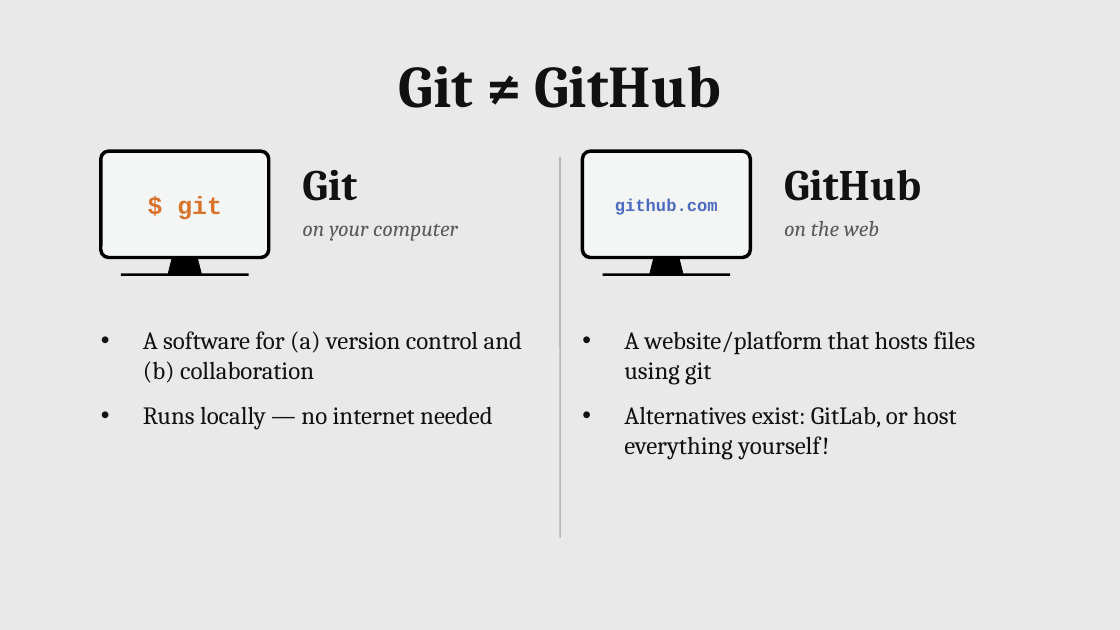
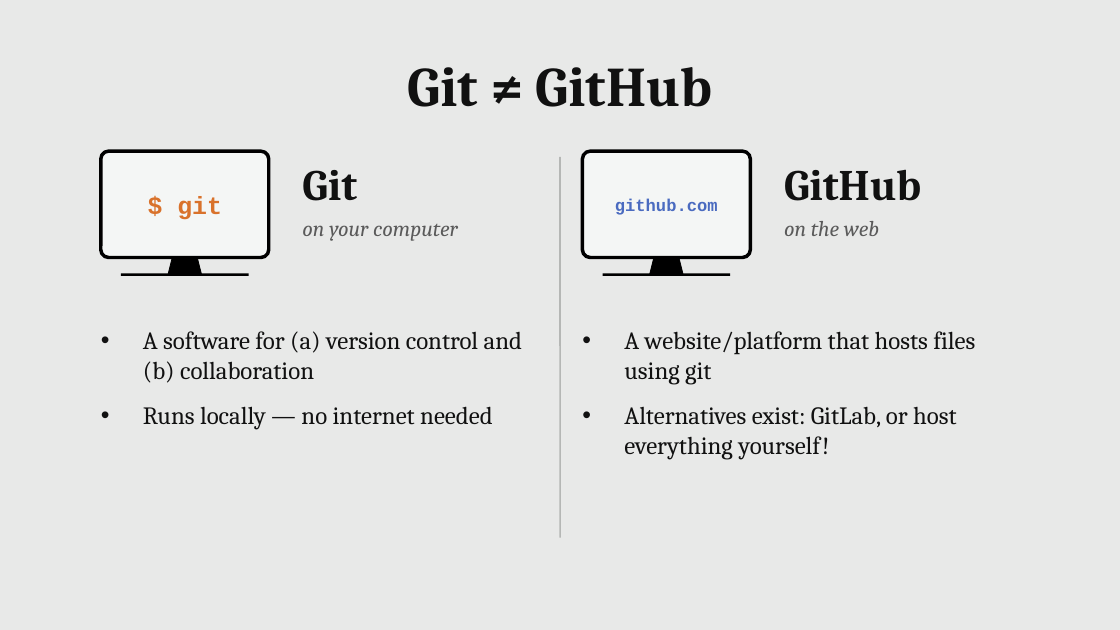
Before and after one commit to MaximeCaute/CogSupParis-Core-1, a slide deck: slide 5 of 2026-2027/S1/Session-01/Session_01_Course_introduction.odp. Drawn at 1120x630 pixels with LibreOffice and Linux fonts; fonts in the diff are those of the drawing. Boxes give left, top, right and bottom in pixels: in the first picture for what was removed or moved away, otherwise in the second. Text is boxed around its words. In the diff, an @@ line names an element or a change of style, - is before the commit and + after.

```diff
--- a/2026-2027/S1/Session-01/Session_01_Course_introduction.odp
+++ b/2026-2027/S1/Session-01/Session_01_Course_introduction.odp
@@ text "Git ≠ GitHub" at [408,67,713,107]: size 38 to 36 pt @@
```
Also in this commit, not shown: 6 other slides changed, 9 slides added, 5 slides removed.
